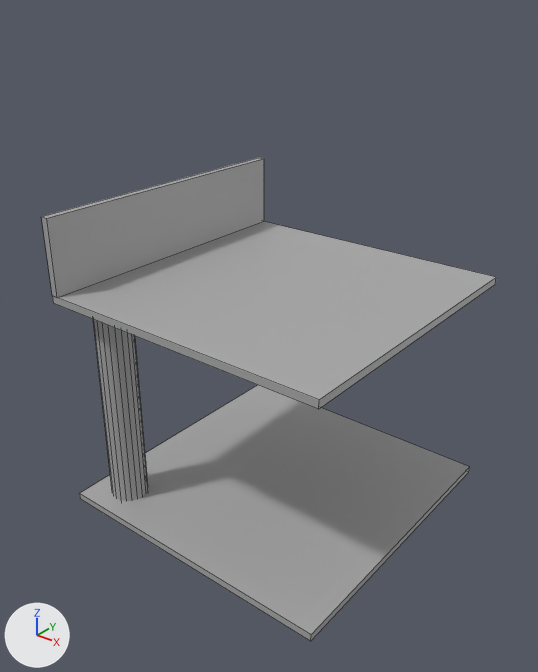
The FBX model UnityProjects/House of Healing/Assets/_Project/Art/Models/structure_walkwaystraight.fbx as it was, and as the next commit left it.
Rendered twice from a 50 mm lens placed at (7.37, -4.95, 6.65), pointed at (2.04, 1.71, 2.52). Arrows for +X, +Y and +Z are at lower left; the lights stay in place. The first picture is the older version. Mesh edges are drawn as thin lines. Where no turn or scale is listed for an object, it has been applied to the vertices.

In view in the first picture: 'walkwaystraight_floor', 'walkwaystraight_pillar', 'walkwaystraight_platform', 'walkwaystraight_railing'.
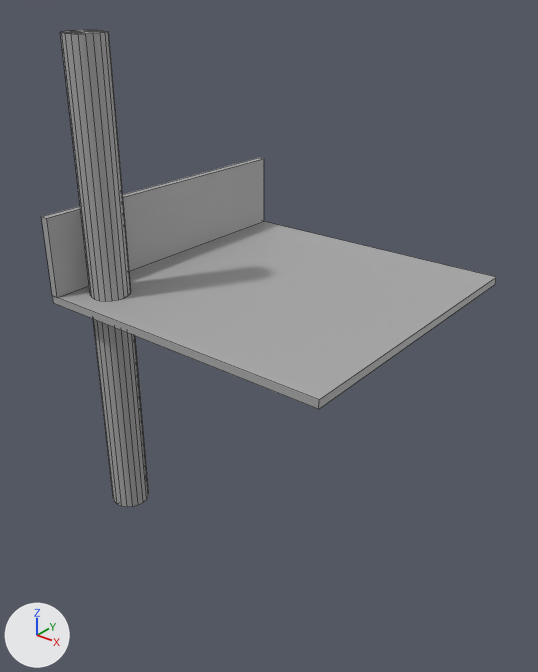
Changed parts and their boxes [x1, y1, x2, y2] in the pictures (538 x 672 px):
'walkwaystraight_floor', deleted
    before: [79, 385, 469, 641]
'walkwaystraight_pillarhigh', added
    after: [60, 30, 131, 301]

The change in detail:
Mesh me_mesh_003_1 is new.
It has 42 vertices, 60 faces and spans x 0.25..0.75, y 0.25..0.75, z 3.1..6.1.
It uses material mat_standardsurface1 (grey #aaaaaa).
Object 'walkwaystraight_floor' (ob_walkwaystraight_floor) is deleted.
Object 'walkwaystraight_pillarhigh' (ob_walkwaystraight_pillarhigh) is new; it shows me_mesh_003_1.
Its location is (0.0, 0.0, 0.0).
